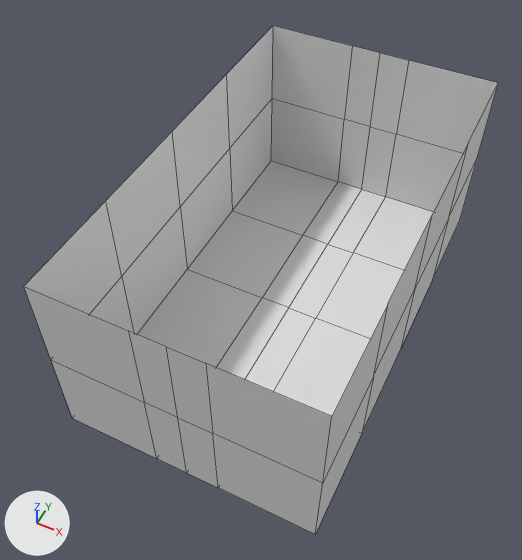
The Blender file Obj_Chest_Normal_A.blend as it was, and as the next commit left it.
Camera for both pictures: a camera (50 mm lens) standing at (1.56, -3.64, 3.64) and looking at (-0.12, -0.28, -0.55). Arrows for +X, +Y and +Z are at lower left; the lights stay in place. The picture after the commit comes second. Mesh edges are drawn as thin lines. The same objects are shown in both versions, whatever each file hides.

Script lines for the objects in view, before the commit:
```python
me_cube_001 = bpy.data.meshes.new('Cube.001')
me_cube_001.from_pydata(...)  # 19 vertices, 12 faces; spans x 0.0..1.0, y 0.0..1.0, z -1.0..0.333
# before: 1 (1.0, 0.5, 0.333) at pixel (468, 142), 4 (1.0, 0.0, 0.333) at pixel (432, 213), 8 (0.0, 1.0, 0.333) at pixel (380, 52), 10 (1.0, 1.0, 0.333) at pixel (498, 82), 16 (0.253, 1.0, 0.333) at pixel (408, 60)
ob_chest = bpy.data.objects.new('Chest', me_cube_001)
ob_chest.location = (0.0, 0.0, 0.0)
ob_chest.scale = (1.0, 1.71, 1.13)
_m = ob_chest.modifiers.new('Mirror', 'MIRROR')
_m.use_axis = (True, True, False)
_m.use_clip = True
```
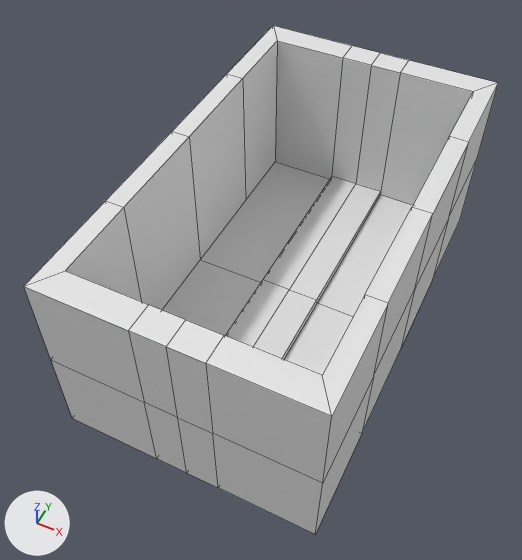
Pixel boxes (x1, y1, x2, y2) of what changed, in the pictures (522 x 560 px):
part 1 of me_cube_001, added
    after: (24, 26, 498, 416)

The edits, one by one:
me_cube_001 is used by ob_chest; location (0.0, 0.0, 0.0); scale (1.0, 1.71, 1.13).
Verts and faces of me_cube_001; kept vertices keep their numbers, new ones are numbered from 19.
me_cube_001 had 19 vertices, 12 faces and spanned x 0.0..1.0, y 0.0..1.0, z -1.0..0.333.
me_cube_001 now has 34 vertices, 24 faces and spans x 0.0..1.0, y 0.0..1.0, z -1.0..0.333.
Part 1, on me_cube_001:
New vertex 19 is at (0.854, 0.502, -0.829).
New vertex 20 is at (0.854, 0.0, -0.829).
New vertex 21 is at (0.0, 0.875, -0.829).
New vertex 22 is at (0.854, 0.875, -0.829).
New vertex 23 is at (0.252, 0.875, -0.829), pixel (380, 194).
New vertices 24 to 28 stand at vertices 19 to 23, in that order, plus (0.0, 0.0, 1.162).
New vertex 29 is at (0.252, 0.0, -0.829), pixel (317, 303).
New vertex 30 is at (0.0, 0.875, -0.79), pixel (355, 183).
New vertex 31 is at (0.248, 0.875, -0.79), pixel (380, 191).
New vertex 32 is at (0.0, 0.0, -0.79), pixel (289, 289).
New vertex 33 is at (0.248, 0.0, -0.79), pixel (316, 299).
New faces: (1, 24, 25, 4), (8, 26, 28, 16), (10, 16, 28, 27), (1, 10, 27, 24), (21, 23, 28, 26), (22, 27, 28, 23).
New faces: (19, 20, 25, 24), (19, 24, 27, 22), (21, 30, 31, 23), (19, 22, 23, 29, 20), (30, 32, 33, 31), (23, 31, 33, 29).
